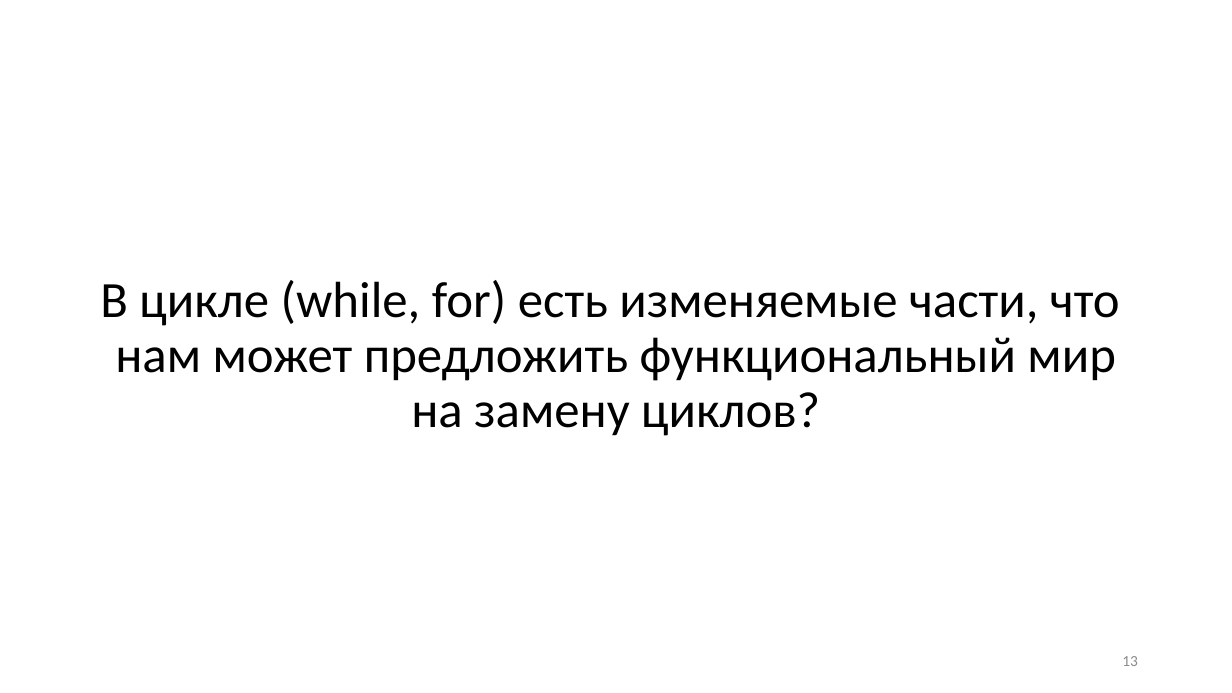
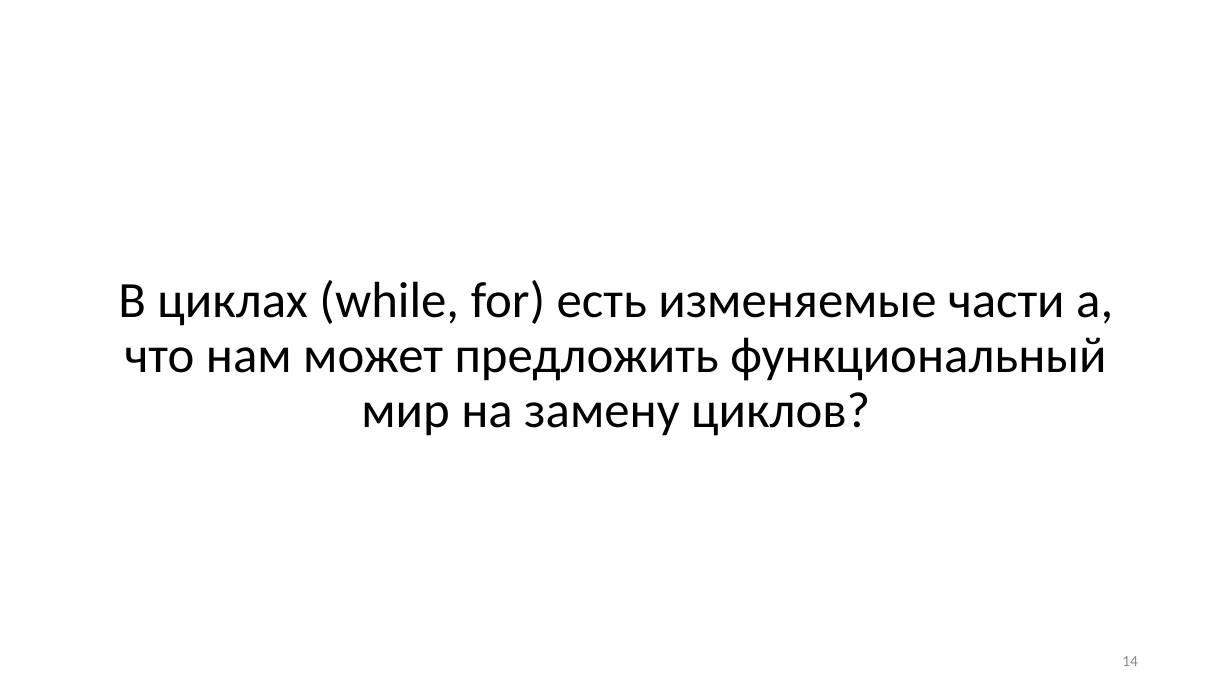
Before and after one commit to jokerexhuman/ScalaForLittle, a slide deck: slide 14 of scalaInPictures1.0.pptx (slide 13 before the commit). Drawn at 1232x693 pixels with LibreOffice and Linux fonts; fonts in the diff are those of the drawing. Boxes give left, top, right and bottom in pixels: in the first picture for what was removed or moved away, otherwise in the second. Text is boxed around its words. In the diff, an @@ line names an element or a change of style, - is before the commit and + after.

Commit message:
Add change presentation + pdf

```diff
--- a/scalaInPictures1.0.pptx
+++ b/scalaInPictures1.0.pptx
@@ title at <box>118,280,1113,436</box>: text changed @@
-В цикле (while, for) есть изменяемые части, что нам может предложить функциональный мир на замену циклов?
+В циклах (while, for) есть изменяемые части а, что нам может предложить функциональный мир на замену циклов?
@@ page number at <box>1122,656,1138,666</box>: text changed @@
-13
+14
```
Also in this commit, not shown: 6 other slides changed, 2 slides added, 1 other file.
